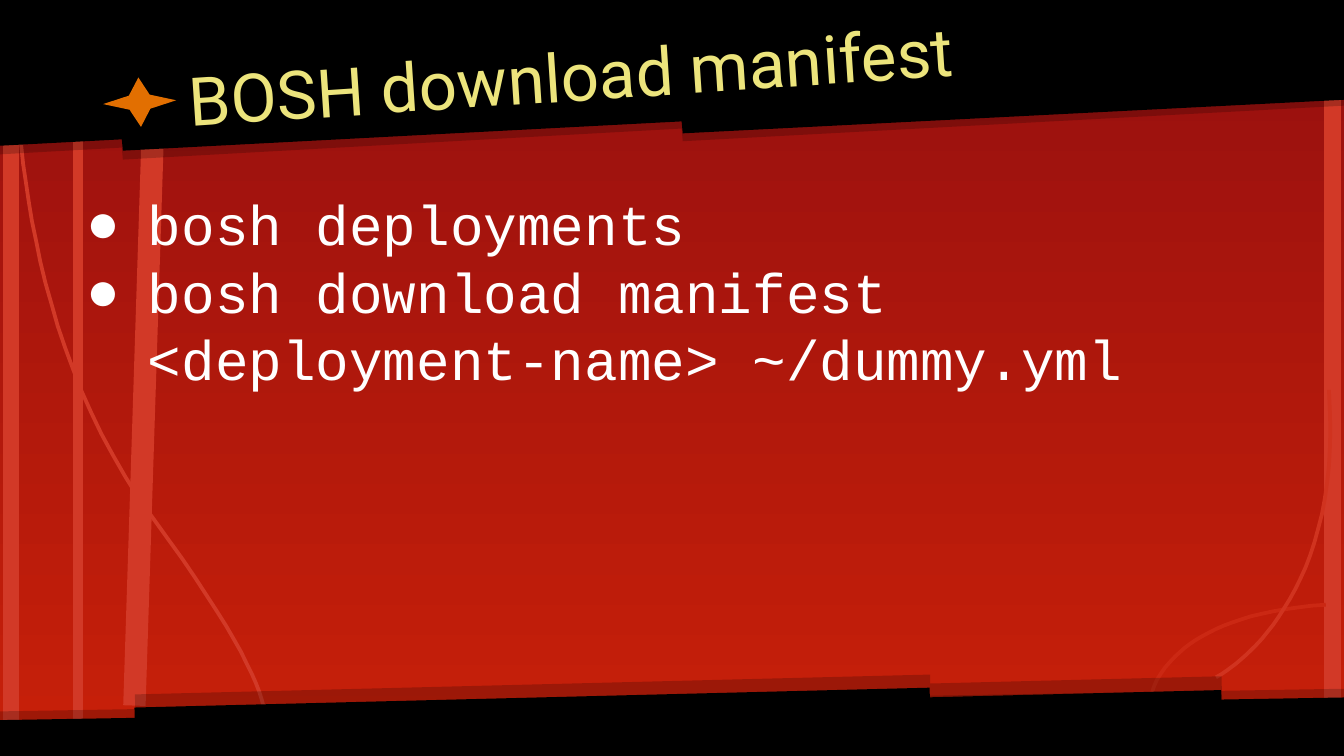
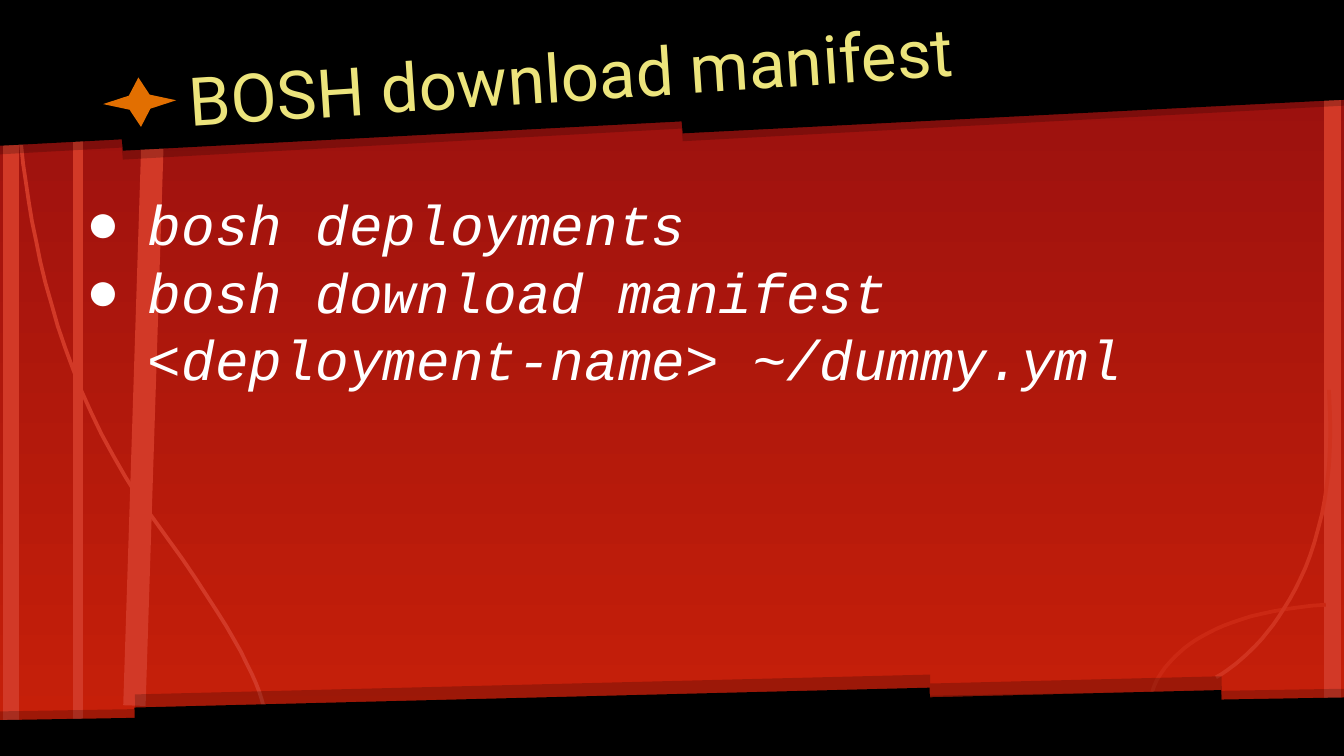
Before and after one commit to vmware-archive/bosh-classroom, a slide deck: slide 14 of slides/BOSH Hands-on Training.pptx. Drawn at 1344x756 pixels with LibreOffice and Linux fonts; fonts in the diff are those of the drawing. Boxes give left, top, right and bottom in pixels: in the first picture for what was removed or moved away, otherwise in the second. Text is boxed around its words. In the diff, an @@ line names an element or a change of style, - is before the commit and + after.

```diff
--- a/slides/BOSH Hands-on Training.pptx
+++ b/slides/BOSH Hands-on Training.pptx
@@ text "bosh deployments" at (x1=148, y1=205, x2=1121, y2=392): italic on @@
```
Also in this commit, not shown: 8 other slides changed, 3 slides removed, 4 other files.
